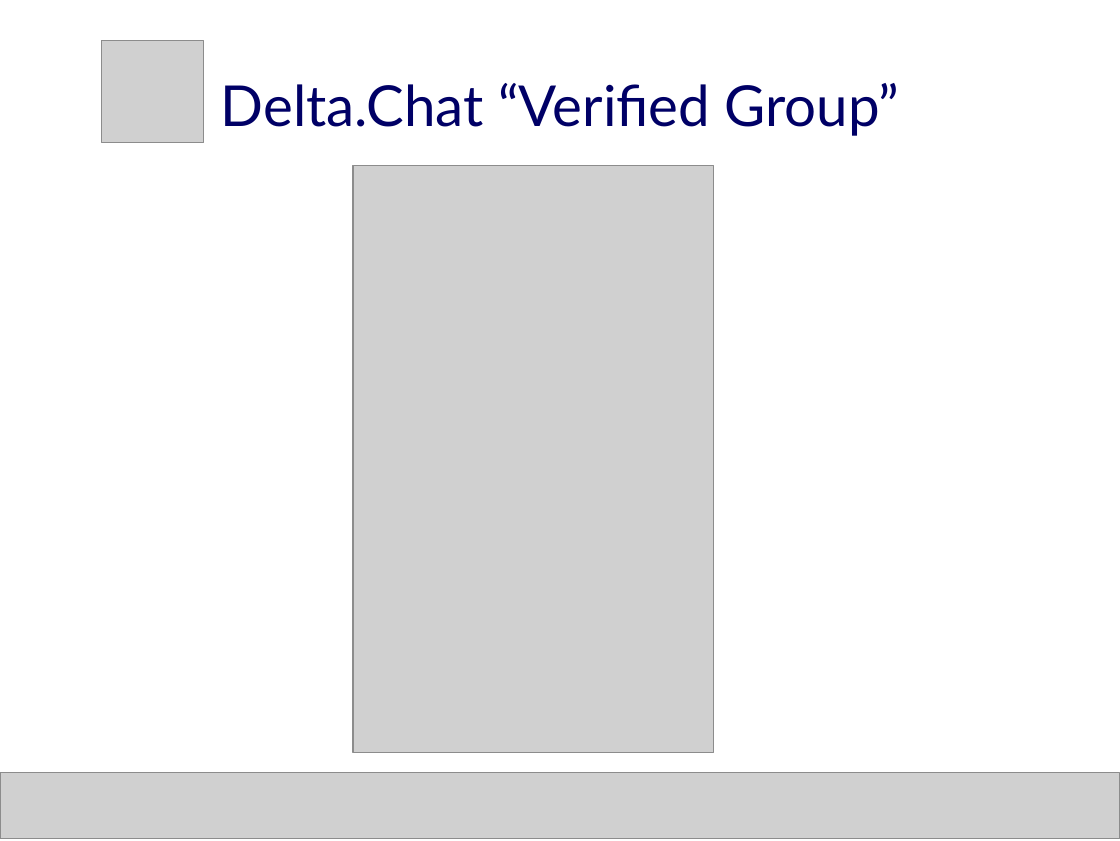
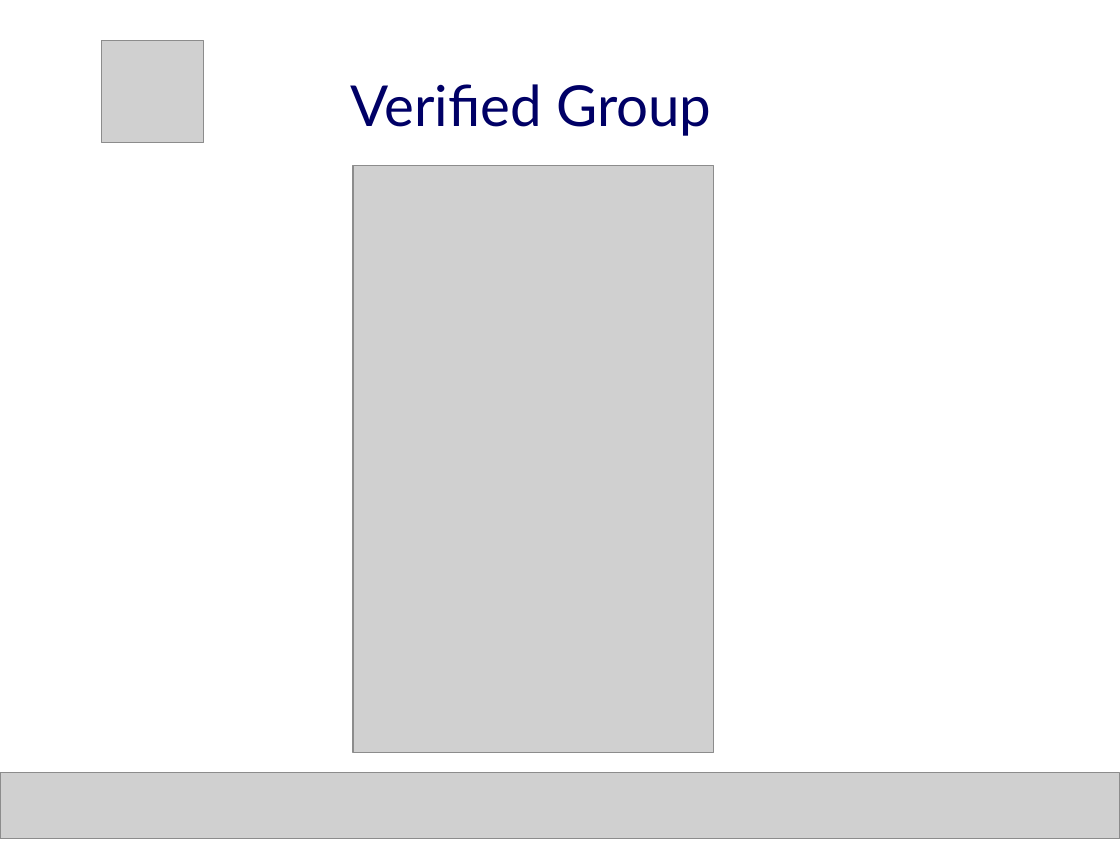
Before and after one commit to deltachat/playground, a slide deck: slide 9 of talks/dud-2018-autocrypt.odp. Drawn at 1120x841 pixels with LibreOffice and Linux fonts; fonts in the diff are those of the drawing; grey boxes stand for pictures. Boxes give left, top, right and bottom in pixels: in the first picture for what was removed or moved away, otherwise in the second. Text is boxed around its words. In the diff, an @@ line names an element or a change of style, - is before the commit and + after.

```diff
--- a/talks/dud-2018-autocrypt.odp
+++ b/talks/dud-2018-autocrypt.odp
@@ title at bbox=[350, 84, 711, 136]: text changed @@
-Delta.Chat “Verified Group”
+Verified Group
```
Also in this commit, not shown: 6 other slides changed, 1 other file.
